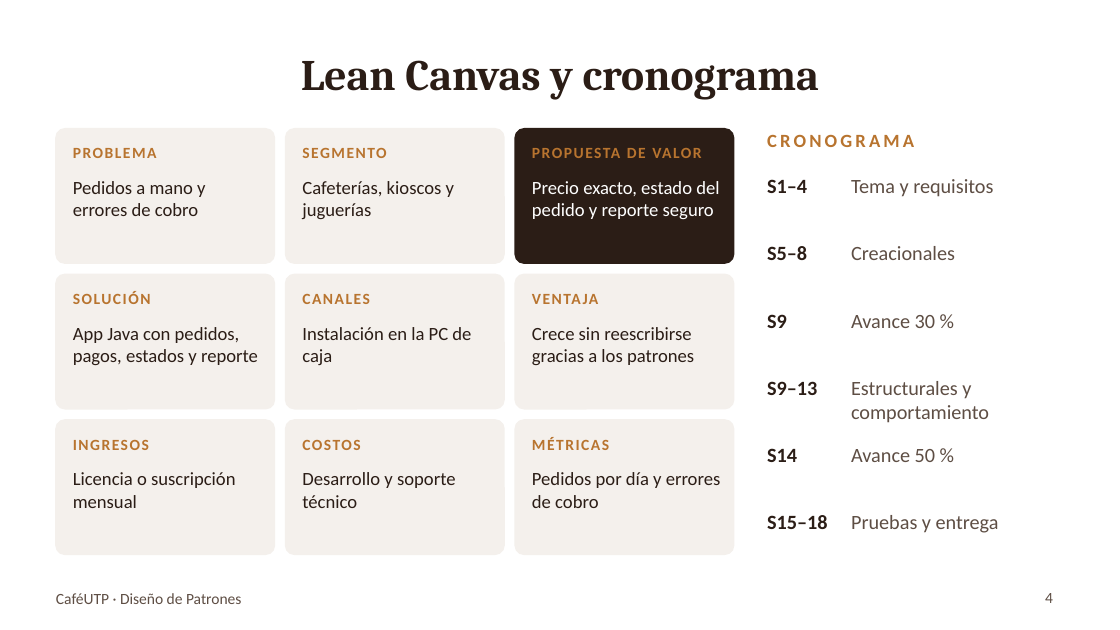
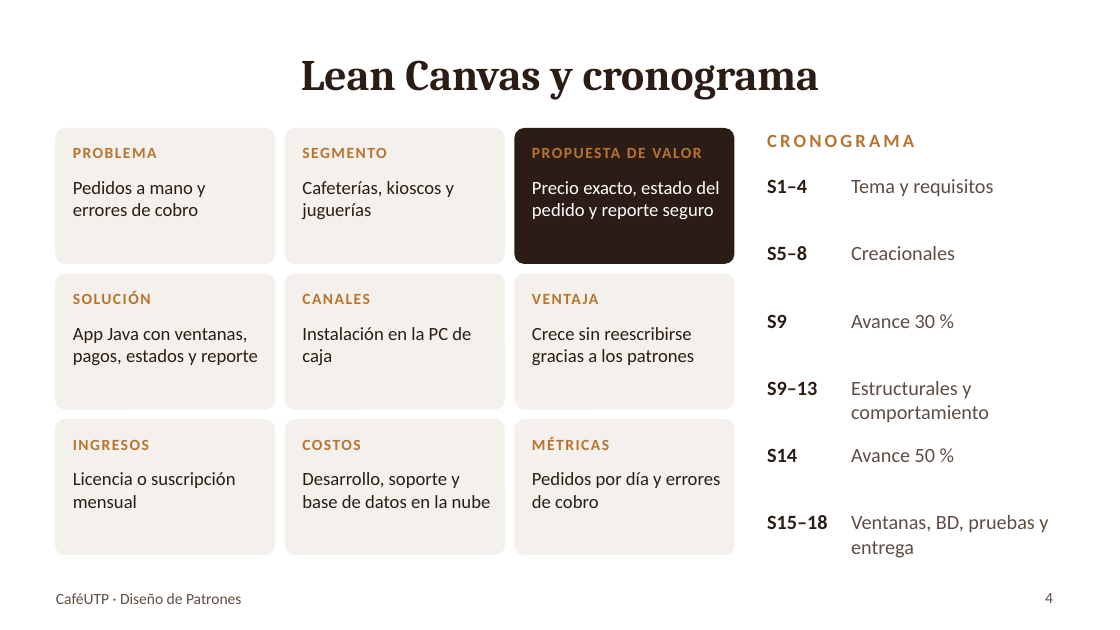
Before and after one commit to gian1475/Patrones_final, a slide deck: slide 4 of entregables/Presentacion_CafeUTP.pptx. Drawn at 1120x630 pixels with LibreOffice and Linux fonts; fonts in the diff are those of the drawing. Boxes give left, top, right and bottom in pixels: in the first picture for what was removed or moved away, otherwise in the second. Text is boxed around its words. In the diff, an @@ line names an element or a change of style, - is before the commit and + after.

```diff
--- a/entregables/Presentacion_CafeUTP.pptx
+++ b/entregables/Presentacion_CafeUTP.pptx
@@ text at box(73, 328, 258, 365): text changed @@
-App Java con pedidos, pagos, estados y reporte
+App Java con ventanas, pagos, estados y reporte
@@ text at box(302, 472, 491, 508): text changed @@
-Desarrollo y soporte técnico
+Desarrollo, soporte y base de datos en la nube
@@ text at box(851, 515, 1048, 558): text changed @@
-Pruebas y entrega
+Ventanas, BD, pruebas y entrega
```
Also in this commit, not shown: 13 other slides changed, 18 other files.
